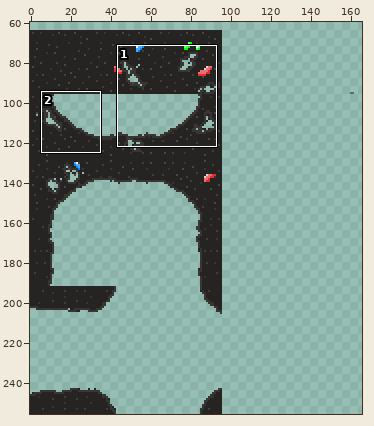
Sprite sheet -- CasaDesDiamantes/sprites/caveBackgroundTiles_spr/20d81cce-d4a2-4010-bc25-e89a299fd01b.png. Above: a wide view before the commit, with the close-up outlined.
Close-up. Earlier state:
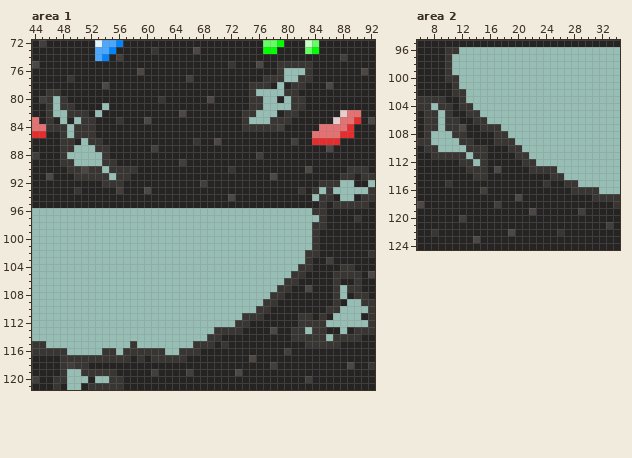
The file is 256x256 pixels. Colours within 5 levels of each other are drawn and written as one. Shown: area 1: x 44..92, y 72..121; area 2: x 6..34, y 95..124. The wide view leaves out empty margins. The commit also changed other parts of the picture, which this record leaves out.
Once edited:
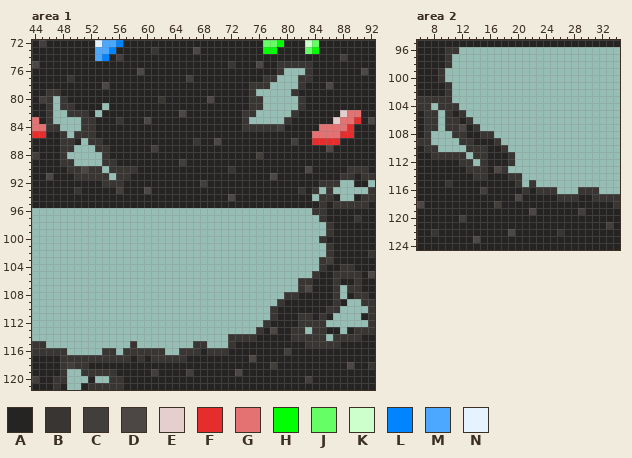
Palette (. is transparent): A #262423  B #383533  C #423e3b  D #4c4744  E #e5cece  F #e52d2d  G #e57272  H #00ff00  J #65ff65  K #ccffcc  L #0084ff  M #4ca8ff  N #e5f2ff
Diff:
Area 1:
Colour A gives way to colour B in rows 98 to 99 at x 86; in row 100 at x 85; in rows 101 to 102 at x 86; in rows 103 to 104 at x 85; in row 105 at x 84; in row 106 at x 82 to 83.
Colour A gives way to colour B in row 107 at x 82; in row 108 at x 80 to 81; in row 109 at x 79; in rows 110 to 111 at x 78; in row 112 at x 77; in row 113 at x 76.
Colour A gives way to colour B in row 114 at x 72 to 75; in row 115 at x 72; in row 116 at x 69 to 71.
The edit erases colour A in row 78 at x 78 and 80; in row 80 at x 79; in row 82 at x 79; in row 83 at x 47 and 49; in row 99 at x 85; in rows 101 to 102 at x 85.
The edit erases colour A in rows 103 to 104 at x 84; in row 105 at x 83; in row 107 at x 81; in row 111 at x 77; in row 112 at x 75 to 76; in row 113 at x 74 to 75.
The edit erases colour A in row 114 at x 71; in row 115 at x 70.
The edit erases colour B in row 77 at x 79; in row 78 at x 81; in row 79 at x 80; in rows 80 to 81 at x 81; in row 82 at x 80; in row 83 at x 78 to 79.
The edit erases colour B in row 84 at x 48 and 50; in row 98 at x 84 to 85; in rows 99 to 101 at x 84; in row 102 at x 83 to 84; in row 103 at x 83; in row 104 at x 82 to 83.
The edit erases colour B in row 105 at x 81 to 82; in row 106 at x 80 to 81; in row 107 at x 79 to 80; in row 108 at x 78 to 79; in row 109 at x 77 to 78; in row 110 at x 76 to 77.
The edit erases colour B in row 111 at x 74 to 76; in row 112 at x 73 to 74; in row 113 at x 70 to 73; in row 114 at x 69 to 70; in row 115 at x 69 and 71.
Area 2:
Colour A gives way to colour B in rows 99 to 100 at x 9; in rows 101 to 103 at x 10; in row 104 at x 11; in row 105 at x 12; in row 106 at x 13; in row 107 at x 14.
Colour A gives way to colour B in row 108 at x 15 to 16; in row 110 at x 18; in rows 111 to 112 at x 19; in row 113 at x 18; in row 114 at x 19 to 20; in row 115 at x 20 and 22.
Colour A gives way to colour B in row 116 at x 21 and 23 to 25; in row 117 at x 26 to 28.
The edit erases colour A in row 103 at x 11; in row 112 at x 20; in row 113 at x 19 to 21; in row 114 at x 21 to 24; in row 115 at x 21, 23 and 25 to 26; in row 116 at x 26 to 27.
The edit erases colour B in row 99 at x 10; in row 100 at x 10 to 11; in row 101 at x 11; in row 102 at x 11 to 12; in row 103 at x 12; in row 104 at x 12 to 13.
The edit erases colour B in row 105 at x 13 to 14; in row 106 at x 14 to 15; in row 107 at x 15 to 17; in row 108 at x 17 to 18; in row 109 at x 18 to 19; in row 110 at x 19 to 20.
The edit erases colour B in row 111 at x 20 to 21; in row 112 at x 21 to 22; in row 113 at x 22 to 25; in row 114 at x 25 to 26; in row 115 at x 24 and 27 to 28; in row 116 at x 28.
Where, in picture pixels (left, top, right, bottom), the same in both close-ups:
erased: (270, 75, 298, 124)
erased: (53, 117, 81, 131)
changed: (207, 222, 333, 355)
changed: (438, 68, 578, 201)
